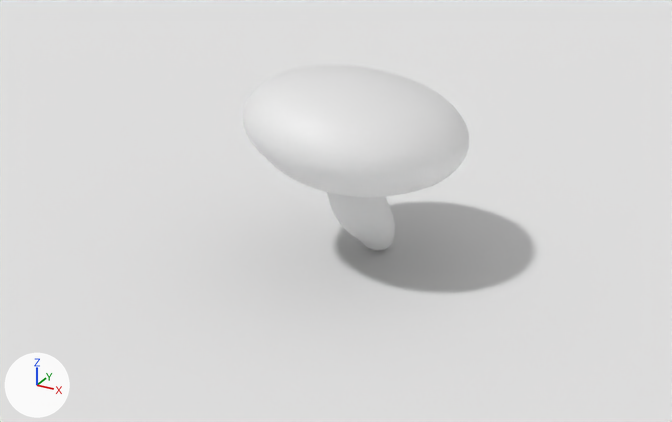
The Blender file mushroom.blend, before and after one commit.
Camera for both pictures: a 50 mm lens placed at (45.3, -93.2, 50.4), pointed at (5.1, -20.1, 13.8). Lighting does not change. The marker at lower left points along +X, +Y and +Z.

In view in the first picture: 'BezierCircle', 'Plane'.
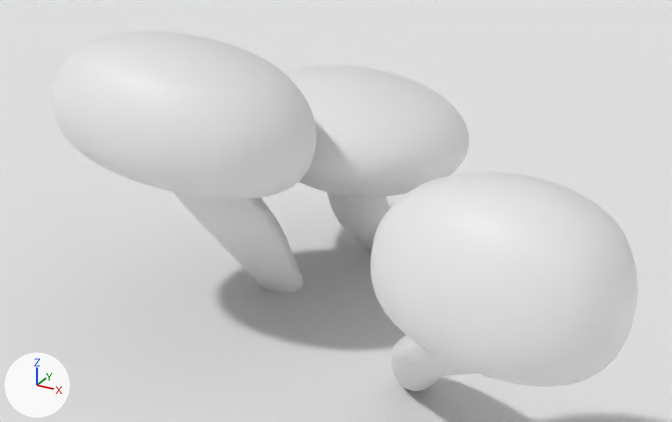
Commit message: three slightly differently deformed mushrooms

Changed parts and their boxes [x1, y1, x2, y2] in the pictures (672 x 422 px):
'BezierCircle.001', added
    after: [370, 172, 638, 391]
'BezierCircle.002', added
    after: [52, 31, 316, 293]

Edits to the bpy script that builds the scene:
```text
Add cu_beziercircle_006:
    cu_beziercircle_006 = bpy.data.curves.new('BezierCircle.006', 'CURVE')
    cu_beziercircle_006.dimensions = '2D'
    _sp = cu_beziercircle_006.splines.new('BEZIER'); _sp.bezier_points.add(3)
    _sp.bezier_points.foreach_set('co', [-1.0, 0.0, 0.0, 0.0, 1.0, 0.0, 1.0, 0.0, 0.0, 0.0, -1.0, 0.0])
    _sp.bezier_points.foreach_set('handle_left', [-1.0, -0.552, 0.0, -0.552, 1.0, 0.0, 1.0, 0.552, 0.0, 0.552, -1.0, 0.0])
    _sp.bezier_points.foreach_set('handle_right', [-1.0, 0.552, 0.0, 0.552, 1.0, 0.0, 1.0, -0.552, 0.0, -0.552, -1.0, 0.0])
    for _p, _l, _r in zip(_sp.bezier_points, ['AUTO', 'AUTO', 'AUTO', 'AUTO'], ['AUTO', 'AUTO', 'AUTO', 'AUTO']): _p.handle_left_type = _l; _p.handle_right_type = _r
    _sp.order_u = 0
    _sp.order_v = 0
    _sp.use_cyclic_u = True
    cu_beziercircle_006.use_path = True
    cu_beziercircle_006.use_path_clamp = True
    cu_beziercircle_006.bevel_mode = 'OBJECT'
    cu_beziercircle_006.bevel_resolution = 0
    cu_beziercircle_006.offset = -1.0
    cu_beziercircle_006.fill_mode = 'BOTH'
    cu_beziercircle_006.bevel_object = ob_beziercurve
Add cu_beziercircle_001:
    cu_beziercircle_001 = bpy.data.curves.new('BezierCircle.001', 'CURVE')
    cu_beziercircle_001.dimensions = '2D'
    _sp = cu_beziercircle_001.splines.new('BEZIER'); _sp.bezier_points.add(3)
    _sp.bezier_points.foreach_set('co', [-1.0, 0.0, 0.0, 0.0, 1.0, 0.0, 1.0, 0.0, 0.0, 0.0, -1.0, 0.0])
    _sp.bezier_points.foreach_set('handle_left', [-1.0, -0.552, 0.0, -0.552, 1.0, 0.0, 1.0, 0.552, 0.0, 0.552, -1.0, 0.0])
    _sp.bezier_points.foreach_set('handle_right', [-1.0, 0.552, 0.0, 0.552, 1.0, 0.0, 1.0, -0.552, 0.0, -0.552, -1.0, 0.0])
    for _p, _l, _r in zip(_sp.bezier_points, ['AUTO', 'AUTO', 'AUTO', 'AUTO'], ['AUTO', 'AUTO', 'AUTO', 'AUTO']): _p.handle_left_type = _l; _p.handle_right_type = _r
    _sp.order_u = 0
    _sp.order_v = 0
    _sp.use_cyclic_u = True
    cu_beziercircle_001.use_path = True
    cu_beziercircle_001.use_path_clamp = True
    cu_beziercircle_001.bevel_mode = 'OBJECT'
    cu_beziercircle_001.bevel_resolution = 0
    cu_beziercircle_001.offset = -1.0
    cu_beziercircle_001.fill_mode = 'BOTH'
    cu_beziercircle_001.bevel_object = ob_beziercurve
Add ob_beziercircle_002:
    ob_beziercircle_002 = bpy.data.objects.new('BezierCircle.002', cu_beziercircle_006)
    ob_beziercircle_002.location = (10.85, -4.18, 5.88)
    ob_beziercircle_002.scale = (1.5, 1.5, 3.5)
    _m = ob_beziercircle_002.modifiers.new('Lattice', 'LATTICE')
    _m.object = ob_lattice
    _m.strength = 0.999
    _m = ob_beziercircle_002.modifiers.new('Curve', 'CURVE')
    _m.object = ob_bending_curve
    _m.deform_axis = 'NEG_X'
Add ob_beziercircle_001:
    ob_beziercircle_001 = bpy.data.objects.new('BezierCircle.001', cu_beziercircle_001)
    ob_beziercircle_001.location = (21.01, 14.69, 7.36)
    ob_beziercircle_001.scale = (1.5, 1.5, 3.5)
    _m = ob_beziercircle_001.modifiers.new('Lattice', 'LATTICE')
    _m.object = ob_lattice
    _m.strength = 0.999
    _m = ob_beziercircle_001.modifiers.new('Curve', 'CURVE')
    _m.object = ob_bending_curve
    _m.deform_axis = 'NEG_X'
```
